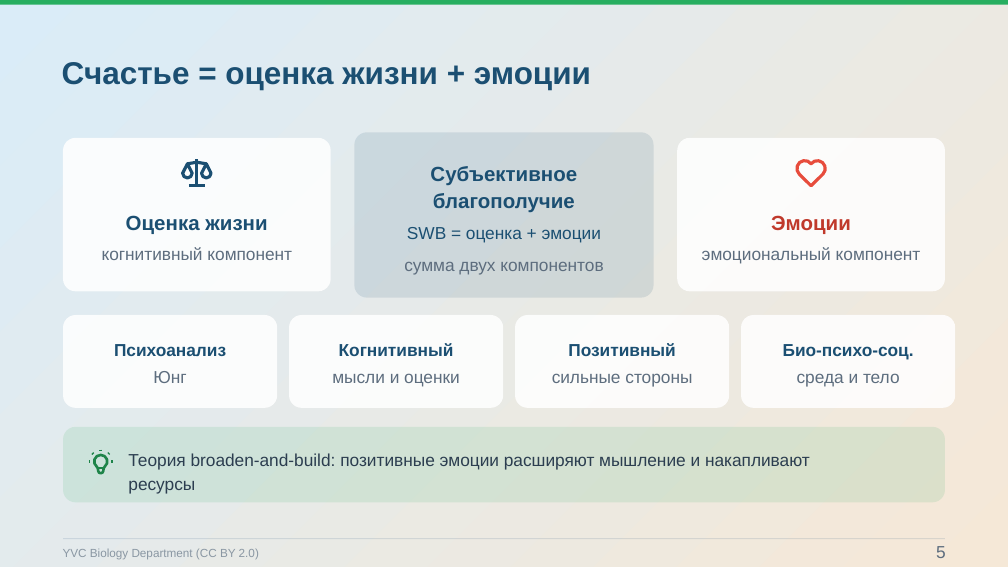
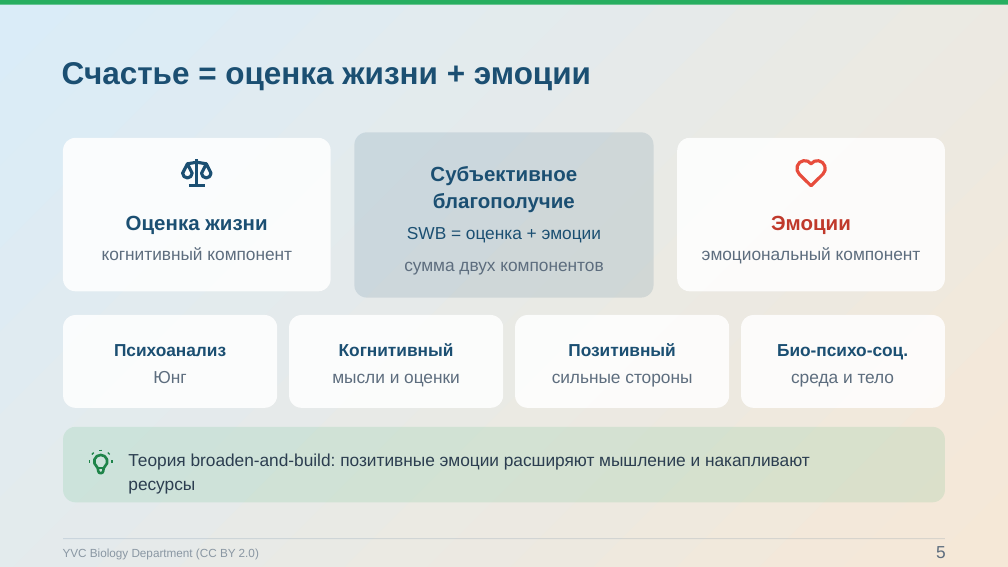
Before and after one commit to Pavel1778/Presentation-happy, a slide deck: slide 5 of Konceptsiya_schastya.pptx. Drawn at 1008x567 pixels with LibreOffice and Linux fonts; fonts in the diff are those of the drawing; background and template pictures are left out. Boxes give left, top, right and bottom in pixels: in the first picture for what was removed or moved away, otherwise in the second. Text is boxed around its words. In the diff, an @@ line names an element or a change of style, - is before the commit and + after.

```diff
--- a/Konceptsiya_schastya.pptx
+++ b/Konceptsiya_schastya.pptx
@@ rounded rectangle: place and size @@
-rounded rectangle at (741,315,955,408)
+rounded rectangle at (741,315,945,408)
@@ text "Био-психо-соц.": place and size @@
-text "Био-психо-соц." at (783,344,914,360)
+text "Био-психо-соц." at (777,344,908,360)
@@ text "среда и тело": place and size @@
-text "среда и тело" at (797,373,900,387)
+text "среда и тело" at (791,373,895,387)
```
Also in this commit, not shown: 4 other slides changed, 25 other files.
